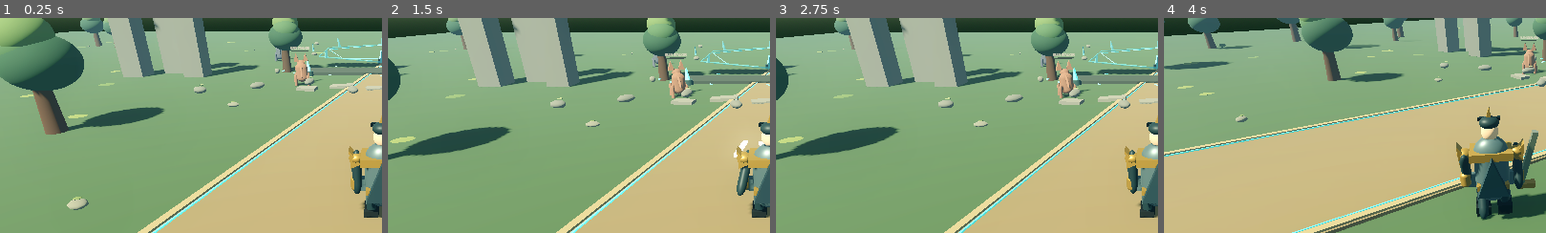
Above: before the commit, frames 1-4 (left to right).
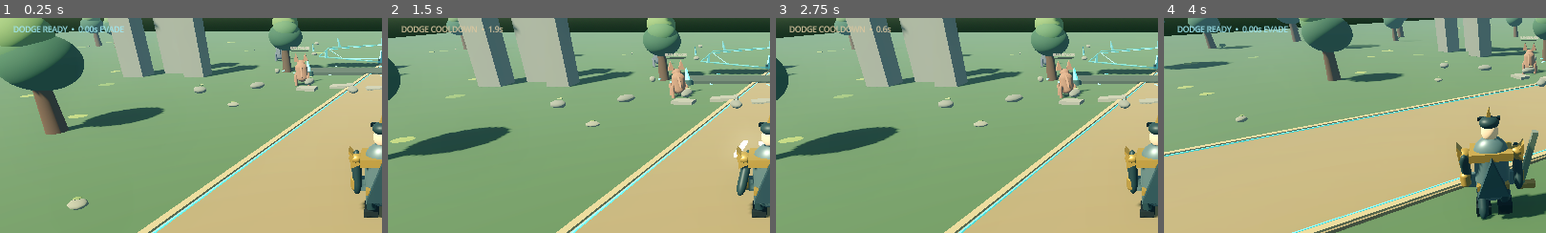
Above: after the commit, the same moments.

Repository: filesgloom-png/ELDERVALE
Game: Godot game, scene res://scenes/main_3d.tscn
Same seed, same stepped clock (60 frames per second), same inputs: the game is played once before the commit and once after it.
Inputs (mouse positions are % of the whole screen's width and height, from its top left):
- Up to frame 1 (0.25 s): no input
- Up to frame 2 (1.5 s): click "DODGE" at 0.5 s; click "ATTACK" at 1.25 s
- Up to frame 3 (2.75 s): click "SKILL" at 2 s
- Up to frame 4 (4 s): tap Enter (ui_accept) at 2.75, 3.02 s; move the mouse to (72, 45) at 2.77 s; hold Right (ui_right) 2.78-3.5 s; tap Q at 2.85 s; click (72, 45) at 2.92 s; drag from (30, 55) to (45, 70) at 3.52 s
The pictures show only the part of the screen within x 0-50%, y 20-70%; the shares and areas given below are measured in that part.

The runs differ from the first frame. In frame 1, 0.5% of the frame differs, in the area x 3-33%, y 3-7%; in frame 2, 0.4%; in frame 3, 0.4%; in frame 4, 0.5%.

Commit message:
combat: add dodge invulnerability and chained phase-three combo

Diff:
--- a/scripts/main_3d.gd
+++ b/scripts/main_3d.gd
@@ -13,6 +13,9 @@
 var touch_index := -1
 var attack_cooldown := 0.0
 var skill_cooldown := 0.0
+var dodge_cooldown := 0.0
+var dodge_invulnerability_time := 0.0
+var dodge_status_label: Label
 var player_hp := 148
 var player_max_hp := 148
 var xp := 178
@@ -769,6 +772,14 @@
 	target_label.add_theme_font_size_override("font_size", 13)
 	target_label.add_theme_color_override("font_color", Color("#d2d9bd"))
 	layer.add_child(target_label)
+	dodge_status_label = Label.new()
+	dodge_status_label.name = "DodgeTimingIndicator"
+	dodge_status_label.position = Vector2(22, 154)
+	dodge_status_label.size = Vector2(300, 22)
+	dodge_status_label.text = "DODGE READY  •  0.32s EVADE"
+	dodge_status_label.add_theme_font_size_override("font_size", 13)
+	dodge_status_label.add_theme_color_override("font_color", Color("#9fe6ef"))
+	layer.add_child(dodge_status_label)
 	_add_action_button(layer, "ATTACK", Vector2(-118, -112), Vector2(104, 104), Color("#8c4937"), _attack)
 	_add_action_button(layer, "SKILL", Vector2(-238, -92), Vector2(88, 88), Color("#3d6c83"), _skill)
 	_add_action_button(layer, "DODGE", Vector2(-205, -205), Vector2(76, 76), Color("#367780"), _dodge)
@@ -885,6 +896,11 @@
 func _process(delta: float) -> void:
 	world_time += delta
 	animation_time += delta
+	dodge_cooldown = maxf(0.0, dodge_cooldown - delta)
+	dodge_invulnerability_time = maxf(0.0, dodge_invulnerability_time - delta)
+	if dodge_status_label != null:
+		dodge_status_label.text = "DODGE READY  •  %.2fs EVADE" % dodge_invulnerability_time if dodge_cooldown <= 0.0 else "DODGE COOLDOWN  •  %.1fs" % dodge_cooldown
+		dodge_status_label.add_theme_color_override("font_color", Color("#9fe6ef") if dodge_cooldown <= 0.0 else Color("#d7c59f"))
 	if wave_respawn_timer >= 0.0:
 		wave_respawn_timer -= delta
 		if wave_respawn_timer <= 0.0 and enemies.is_empty():
@@ -1256,7 +1272,7 @@
 				hit = _player_in_ice_lance(origin, target)
 				damage = 35 if phase == 2 else (28 if phase == 1 else 22)
 			elif attack == "charge":
-				hit = Vector2(player.position.x - enemy.position.x, player.position.z - enemy.position.z).length() <= 2.45
+				hit = _player_in_ice_lance(origin, target, 1.12)
 				damage = 43 if phase == 2 else 34
 			else:
 				var ring_inner := 4.0 if phase == 2 else (3.4 if phase == 1 else 2.8)
@@ -1311,6 +1327,7 @@
 			state["combo_followup"] = "nova"
 			state["cooldown"] = 1.42
 		elif phase == 2 and last_attack == "charge" and attack == "nova":
+			state["combo_followup"] = "shatter"
 			state["cooldown"] = 2.15
 		else:
 			state["cooldown"] = (4.8 if phase == 0 else (3.55 if phase == 1 else 2.65))
@@ -1380,17 +1397,21 @@
 			preferred = "lance" if distance_to_player > 5.5 else "nova"
 	return preferred
 
-func _player_in_ice_lance(origin: Vector3, target: Vector3) -> bool:
+func _player_in_ice_lance(origin: Vector3, target: Vector3, hit_width: float = 1.15) -> bool:
 	var start := Vector2(origin.x, origin.z)
 	var finish := Vector2(target.x, target.z)
 	var point := Vector2(player.position.x, player.position.z)
 	var segment := finish - start
 	if segment.length_squared() < 0.01:
-		return point.distance_to(start) <= 1.15
+		return point.distance_to(start) <= hit_width
 	var t := clampf((point - start).dot(segment) / segment.length_squared(), 0.0, 1.0)
-	return point.distance_to(start + segment * t) <= 1.15
+	return point.distance_to(start + segment * t) <= hit_width
 
 func _take_frost_damage(amount: int, attack_name: String = "FROST ATTACK") -> void:
+	if dodge_invulnerability_time > 0.0:
+		if status_label != null:
+			status_label.text = "PERFECT EVADE  •  %s" % attack_name
+		return
 	var mitigation := mini(12, armor_level * 3)
 	var damage := maxi(8, amount - mitigation)
 	player_hp = maxi(0, player_hp - damage)
@@ -1690,6 +1711,12 @@
 	_refresh_progression_ui()
 
 func _dodge() -> void:
+	if dodge_cooldown > 0.0:
+		if status_label != null:
+			status_label.text = "DODGE RECHARGING  •  %.1fs" % dodge_cooldown
+		return
+	dodge_cooldown = 2.8
+	dodge_invulnerability_time = 0.32
 	var dodge_origin := player.position
 	var direction := Vector3(move_input.x, 0, move_input.y)
 	if direction.length_squared() < 0.01:
